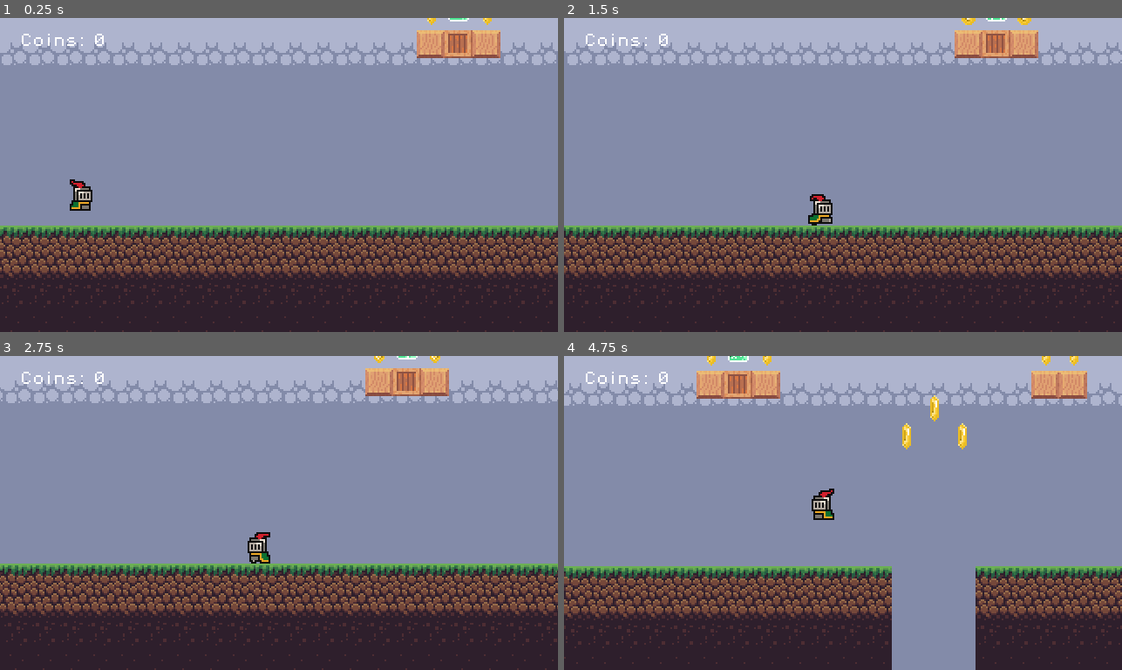
Above: before the commit, frames 1-4 (two rows, left to right).
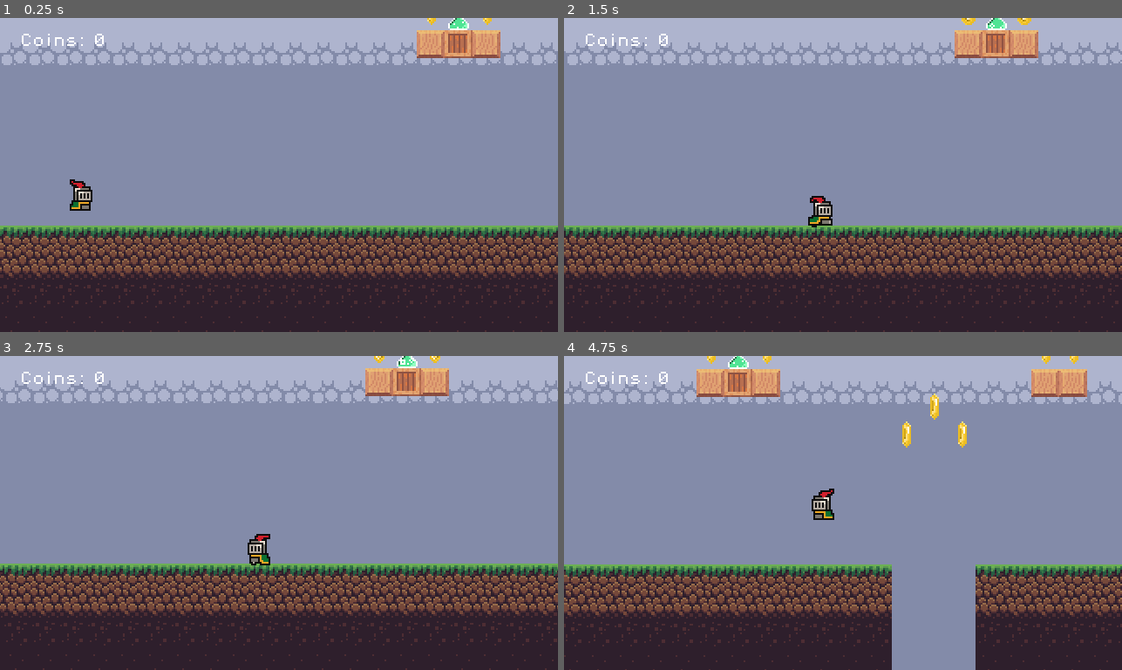
Above: after the commit, the same moments.

Repository: pac-source/wizzindungeons
Game: Godot game, scene res://scenes/game.tscn
The game is run twice, just before and just after one commit, with the same random seed, the same clock (stepped at 60 frames per second) and the same inputs.
Inputs:
- Up to frame 1 (0.25 s): no input
- Up to frame 2 (1.5 s): hold X (dash) 0.53-1.28 s; hold Right (move_right) from 0.53 s (still down); tap Z (jump) at 0.77 s; tap X (dash) at 1.35 s
- Up to frame 3 (2.75 s): tap Z (jump) at 1.52 s; release Right (move_right) at 2.03 s; hold Left (move_left) from 2.03 s (still down); hold X (dash) from 2.03 s (still down)
- Up to frame 4 (4.75 s): release Left (move_left) at 2.78 s; release X (dash) at 2.78 s; hold Right (move_right) 2.78-4.28 s; tap X (dash) at 2.85, 4.35 s; tap Z (jump) at 3.02, 3.77, 4.52 s; hold X (dash) 3.53-4.28 s; hold Left (move_left) from 4.28 s (still down)

The runs differ from the first frame. In frame 1, 0.1% of the frame differs, in the area x 80-85%, y 0-4%; in frame 2, 0.3%; in frame 3, 0.3%; in frame 4, 13%, in the area x 0-100%, y 0-100%.

Commit message:
new enemy sprite

Diff:
--- a/scenes/enemy.tscn
+++ b/scenes/enemy.tscn
@@ -1,80 +1,82 @@
-[gd_scene load_steps=21 format=3 uid="uid://dg5e6gf3j6g1f"]
+[gd_scene load_steps=23 format=3 uid="uid://dg5e6gf3j6g1f"]
 
-[ext_resource type="Texture2D" uid="uid://dv47kwgukxj0j" path="res://sprites/brackeys_platformer_assets/sprites/slime_green.png" id="1_7p1mj"]
 [ext_resource type="Script" uid="uid://t1pnouet2vim" path="res://scripts/enemy.gd" id="1_md0e3"]
+[ext_resource type="Texture2D" uid="uid://ddp8ljasr88yd" path="res://sprites/enemies/enemy0death.png" id="2_5uy6h"]
 [ext_resource type="PackedScene" uid="uid://bfnfdhj1ei3sp" path="res://scenes/death_zone.tscn" id="3_4ra3w"]
+[ext_resource type="Texture2D" uid="uid://bn0546wgxn7tc" path="res://sprites/enemies/enemy0.png" id="3_5uy6h"]
 
-[sub_resource type="AtlasTexture" id="AtlasTexture_md0e3"]
-atlas = ExtResource("1_7p1mj")
-region = Rect2(48, 0, 24, 24)
+[sub_resource type="AtlasTexture" id="AtlasTexture_c4w8v"]
+atlas = ExtResource("2_5uy6h")
+region = Rect2(0, 0, 32, 32)
 
-[sub_resource type="AtlasTexture" id="AtlasTexture_4ra3w"]
-atlas = ExtResource("1_7p1mj")
-region = Rect2(24, 0, 24, 24)
+[sub_resource type="AtlasTexture" id="AtlasTexture_xwavj"]
+atlas = ExtResource("2_5uy6h")
+region = Rect2(32, 0, 32, 32)
 
-[sub_resource type="AtlasTexture" id="AtlasTexture_5uy6h"]
-atlas = ExtResource("1_7p1mj")
-region = Rect2(0, 0, 24, 24)
+[sub_resource type="AtlasTexture" id="AtlasTexture_nenq2"]
+atlas = ExtResource("3_5uy6h")
+region = Rect2(0, 0, 32, 32)
+
+[sub_resource type="AtlasTexture" id="AtlasTexture_md484"]
+atlas = ExtResource("3_5uy6h")
+region = Rect2(96, 0, 32, 32)
+
+[sub_resource type="AtlasTexture" id="AtlasTexture_ipns3"]
+atlas = ExtResource("3_5uy6h")
+region = Rect2(64, 0, 32, 32)
 
 [sub_resource type="AtlasTexture" id="AtlasTexture_j0cyh"]
-atlas = ExtResource("1_7p1mj")
-region = Rect2(48, 24, 24, 24)
+atlas = ExtResource("3_5uy6h")
+region = Rect2(32, 0, 32, 32)
 
-[sub_resource type="AtlasTexture" id="AtlasTexture_c4w8v"]
-atlas = ExtResource("1_7p1mj")
-region = Rect2(0, 48, 24, 24)
-
-[sub_resource type="AtlasTexture" id="AtlasTexture_xwavj"]
-atlas = ExtResource("1_7p1mj")
-region = Rect2(24, 48, 24, 24)
-
-[sub_resource type="AtlasTexture" id="AtlasTexture_nenq2"]
-atlas = ExtResource("1_7p1mj")
-region = Rect2(48, 48, 24, 24)
-
-[sub_resource type="AtlasTexture" id="AtlasTexture_md484"]
-atlas = ExtResource("1_7p1mj")
-region = Rect2(72, 48, 24, 24)
-
-[sub_resource type="AtlasTexture" id="AtlasTexture_ipns3"]
-atlas = ExtResource("1_7p1mj")
-region = Rect2(72, 0, 24, 24)
+[sub_resource type="AtlasTexture" id="AtlasTexture_ile5s"]
+atlas = ExtResource("3_5uy6h")
+region = Rect2(0, 0, 32, 32)
 
 [sub_resource type="AtlasTexture" id="AtlasTexture_8qclf"]
-atlas = ExtResource("1_7p1mj")
-region = Rect2(0, 24, 24, 24)
+atlas = ExtResource("3_5uy6h")
+region = Rect2(0, 0, 32, 32)
 
 [sub_resource type="AtlasTexture" id="AtlasTexture_w8i8w"]
-atlas = ExtResource("1_7p1mj")
-region = Rect2(24, 24, 24, 24)
+atlas = ExtResource("3_5uy6h")
+region = Rect2(32, 0, 32, 32)
 
 [sub_resource type="AtlasTexture" id="AtlasTexture_otmr2"]
-atlas = ExtResource("1_7p1mj")
-region = Rect2(48, 24, 24, 24)
+atlas = ExtResource("3_5uy6h")
+region = Rect2(64, 0, 32, 32)
 
 [sub_resource type="AtlasTexture" id="AtlasTexture_wtq4b"]
-atlas = ExtResource("1_7p1mj")
-region = Rect2(72, 24, 24, 24)
+atlas = ExtResource("3_5uy6h")
+region = Rect2(96, 0, 32, 32)
+
+[sub_resource type="AtlasTexture" id="AtlasTexture_g0wcc"]
+atlas = ExtResource("3_5uy6h")
+region = Rect2(128, 0, 32, 32)
+
+[sub_resource type="AtlasTexture" id="AtlasTexture_s1ycm"]
+atlas = ExtResource("3_5uy6h")
+region = Rect2(160, 0, 32, 32)
+
+[sub_resource type="AtlasTexture" id="AtlasTexture_shcg2"]
+atlas = ExtResource("3_5uy6h")
+region = Rect2(192, 0, 32, 32)
 
 [sub_resource type="SpriteFrames" id="SpriteFrames_j0cyh"]
 animations = [{
 "frames": [{
 "duration": 1.0,
-"texture": SubResource("AtlasTexture_md0e3")
+"texture": SubResource("AtlasTexture_c4w8v")
 }, {
 "duration": 1.0,
-"texture": SubResource("AtlasTexture_4ra3w")
-}, {
-"duration": 1.0,
-"texture": SubResource("AtlasTexture_5uy6h")
+"texture": SubResource("AtlasTexture_xwavj")
 }],
-"loop": true,
+"loop": false,
 "name": &"dead",
 "speed": 10.0
 }, {
 "frames": [{
 "duration": 1.0,
-"texture": SubResource("AtlasTexture_j0cyh")
+"texture": SubResource("AtlasTexture_nenq2")
 }],
 "loop": true,
 "name": &"fall",
@@ -82,37 +84,20 @@
 }, {
 "frames": [{
 "duration": 1.0,
-"texture": SubResource("AtlasTexture_c4w8v")
-}, {
-"duration": 1.0,
-"texture": SubResource("AtlasTexture_xwavj")
-}, {
-"duration": 1.0,
-"texture": SubResource("AtlasTexture_nenq2")
-}, {
-"duration": 1.0,
 "texture": SubResource("AtlasTexture_md484")
-}],
-"loop": true,
-"name": &"hit",
-"speed": 10.0
-}, {
-"frames": [{
-"duration": 1.0,
-"texture": SubResource("AtlasTexture_5uy6h")
-}, {
-"duration": 1.0,
-"texture": SubResource("AtlasTexture_4ra3w")
-}, {
-"duration": 1.0,
-"texture": SubResource("AtlasTexture_md0e3")
 }, {
 "duration": 1.0,
 "texture": SubResource("AtlasTexture_ipns3")
+}, {
+"duration": 1.0,
+"texture": SubResource("AtlasTexture_j0cyh")
+}, {
+"duration": 1.0,
+"texture": SubResource("AtlasTexture_ile5s")
 }],
-"loop": true,
+"loop": false,
 "name": &"spawn",
-"speed": 10.0
+"speed": 6.0
 }, {
 "frames": [{
 "duration": 1.0,
@@ -126,57 +111,67 @@
 }, {
 "duration": 1.0,
 "texture": SubResource("AtlasTexture_wtq4b")
+}, {
+"duration": 1.0,
+"texture": SubResource("AtlasTexture_g0wcc")
+}, {
+"duration": 1.0,
+"texture": SubResource("AtlasTexture_s1ycm")
+}, {
+"duration": 1.0,
+"texture": SubResource("AtlasTexture_shcg2")
 }],
 "loop": true,
 "name": &"walk",
-"speed": 10.0
+"speed": 16.0
 }]
 
+[sub_resource type="RectangleShape2D" id="RectangleShape2D_md0e3"]
+size = Vector2(14, 7)
+
 [sub_resource type="RectangleShape2D" id="RectangleShape2D_7p1mj"]
-size = Vector2(8, 10)
-
-[sub_resource type="RectangleShape2D" id="RectangleShape2D_md0e3"]
-size = Vector2(10, 9)
+size = Vector2(12, 8)
 
 [sub_resource type="RectangleShape2D" id="RectangleShape2D_4ra3w"]
-size = Vector2(12, 2)
+size = Vector2(14, 2)
 
 [node name="enemy" type="CharacterBody2D"]
 script = ExtResource("1_md0e3")
-
-[node name="AnimatedSprite2D" type="AnimatedSprite2D" parent="."]
-sprite_frames = SubResource("SpriteFrames_j0cyh")
-animation = &"dead"
-frame_progress = 0.845366
-
-[node name="raycast_left" type="RayCast2D" parent="."]
-position = Vector2(0, 10)
-target_position = Vector2(-8, 0)
-
-[node name="raycast_right" type="RayCast2D" parent="."]
-position = Vector2(0, 10)
-target_position = Vector2(8, 0)
 
 [node name="VisibleOnScreenNotifier2D" type="VisibleOnScreenNotifier2D" parent="."]
 position = Vector2(-4.76837e-07, 2)
 scale = Vector2(5.7, 2.2)
 
+[node name="AnimatedSprite2D" type="AnimatedSprite2D" parent="."]
+position = Vector2(0, 7)
+sprite_frames = SubResource("SpriteFrames_j0cyh")
+animation = &"walk"
+frame_progress = 0.398443
+
+[node name="death_zone" parent="." instance=ExtResource("3_4ra3w")]
+
+[node name="hitbox" type="CollisionShape2D" parent="death_zone"]
+position = Vector2(0, 8.5)
+shape = SubResource("RectangleShape2D_md0e3")
+debug_color = Color(0.997815, 0.038008, 1.92523e-07, 0.42)
+
 [node name="collision_for_enemy" type="CollisionShape2D" parent="."]
 position = Vector2(0, 7)
 shape = SubResource("RectangleShape2D_7p1mj")
 
-[node name="death_zone" parent="." instance=ExtResource("3_4ra3w")]
+[node name="raycast_left" type="RayCast2D" parent="."]
+position = Vector2(0, 8)
+target_position = Vector2(-8, 0)
 
-[node name="hitbox" type="CollisionShape2D" parent="death_zone"]
-position = Vector2(0, 7.5)
-shape = SubResource("RectangleShape2D_md0e3")
-debug_color = Color(0.997815, 0.038008, 1.92523e-07, 0.42)
+[node name="raycast_right" type="RayCast2D" parent="."]
+position = Vector2(0, 8)
+target_position = Vector2(8, 0)
 
 [node name="enemy_death_zone" type="Area2D" parent="."]
 collision_layer = 8
 
 [node name="hitbox" type="CollisionShape2D" parent="enemy_death_zone"]
-position = Vector2(0, 1)
+position = Vector2(0, 2)
 shape = SubResource("RectangleShape2D_4ra3w")
 debug_color = Color(3.0563e-06, 0.651343, 0.00629184, 0.42)
 
--- a/scenes/game.tscn
+++ b/scenes/game.tscn
@@ -188,3 +188,4 @@
 
 [node name="default_camera" parent="player" instance=ExtResource("8_gee14")]
 position = Vector2(12, 8)
+limit_right = 2622
--- a/scenes/player.tscn
+++ b/scenes/player.tscn
@@ -333,8 +333,8 @@
 [sub_resource type="RectangleShape2D" id="RectangleShape2D_bv5bx"]
 size = Vector2(10, 13.5)
 
-[sub_resource type="CircleShape2D" id="CircleShape2D_g2els"]
-radius = 8.0
+[sub_resource type="RectangleShape2D" id="RectangleShape2D_g2els"]
+size = Vector2(10, 17)
 
 [node name="player" type="CharacterBody2D"]
 collision_layer = 13
@@ -346,7 +346,7 @@
 autoplay = "idle"
 
 [node name="CollisionShape2D" type="CollisionShape2D" parent="."]
-position = Vector2(0, 5)
+position = Vector2(0, 4)
 shape = SubResource("RectangleShape2D_bv5bx")
 
 [node name="left_outer" type="RayCast2D" parent="."]
@@ -370,6 +370,6 @@
 collision_mask = 7
 
 [node name="hitbox" type="CollisionShape2D" parent="Area2D"]
-position = Vector2(0, 2)
-shape = SubResource("CircleShape2D_g2els")
+position = Vector2(0, 3.5)
+shape = SubResource("RectangleShape2D_g2els")
 debug_color = Color(0.961112, 0.186353, 0.175121, 0.42)
--- a/scenes/powerup.tscn
+++ b/scenes/powerup.tscn
@@ -84,13 +84,12 @@
 collision_layer = 4
 
 [node name="CollisionShape2D" type="CollisionShape2D" parent="Area2D"]
-position = Vector2(0, -6)
 shape = SubResource("CircleShape2D_pufsy")
 
 [node name="AnimatedSprite2D" type="AnimatedSprite2D" parent="."]
-position = Vector2(0, -4)
+position = Vector2(0, 1)
 sprite_frames = SubResource("SpriteFrames_406cw")
 autoplay = "default"
-frame_progress = 0.0526418
+frame_progress = 0.775781
 
 [connection signal="area_entered" from="Area2D" to="." method="_on_area_2d_area_entered"]
Binary file added: sprites/enemies/enemy0.png
Not shown, added: sprites/enemies/enemy0.png.import
Binary file added: sprites/enemies/enemy0death.png
Not shown, added: sprites/enemies/enemy0death.png.import
